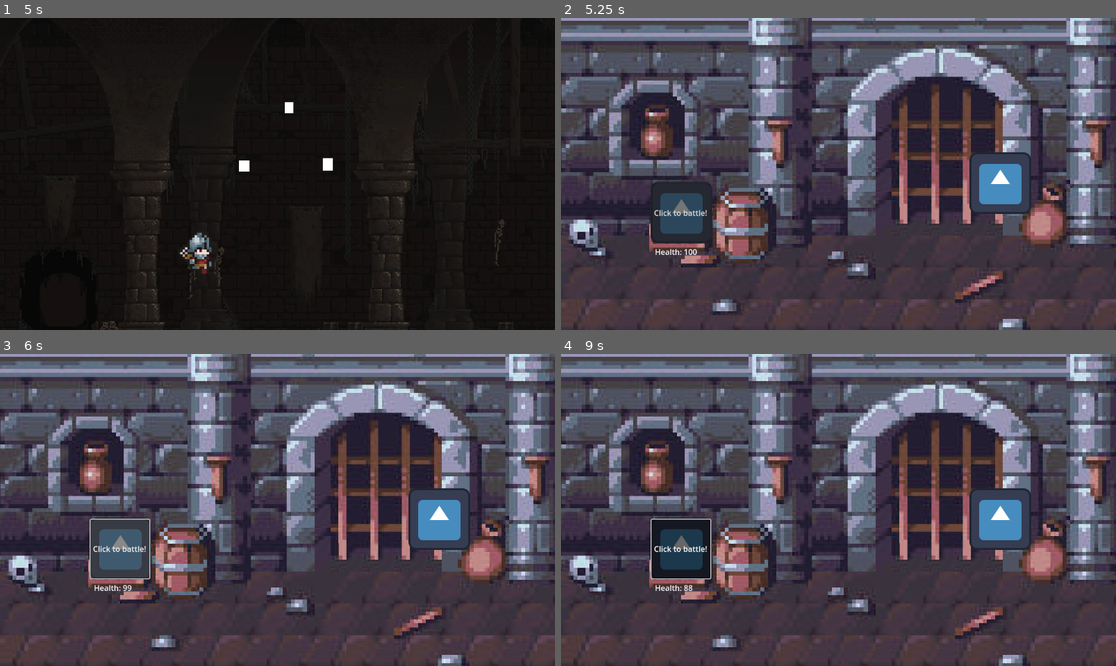
Above: before the commit, frames 1-4 (two rows, left to right).
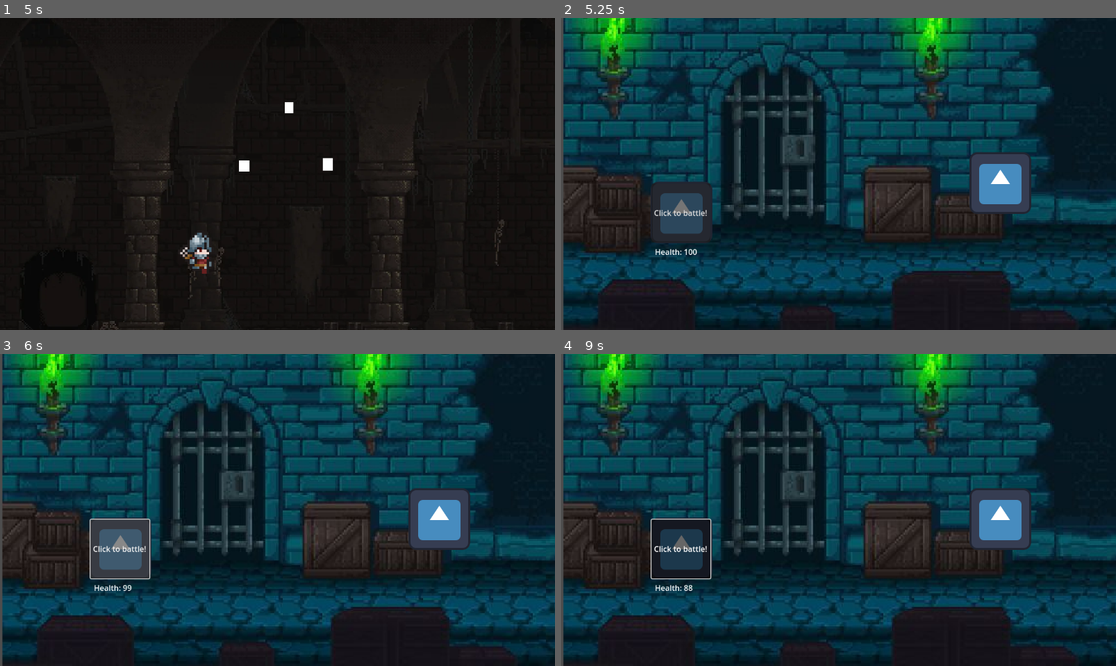
Above: after the commit, the same moments.

Repository: ajelder00/gamblers_curse
Game: Godot game, scene res://map.tscn
The game is run twice, just before and just after one commit, with the same random seed, the same clock (stepped at 60 frames per second) and the same inputs. The engine's default icon, where the game draws it, is replaced by a stand-in: a white triangle on a blue panel in a dark square.
Inputs:
- Up to frame 1 (5 s): tap Enter at 0.5, 2.75 s; hold D (right) 0.53-1.28 s; hold Space (space) 0.53-1.28 s; hold S (down) 1.28-2.03 s; tap Space (space) at 1.35, 2, 2.85, 4.35 s; hold D (right) 2.03-2.78 s; hold Space (space) 2.03-2.78 s; hold W (up) 2.78-3.53 s; hold Space (space) 3.53-4.28 s; hold A (left) from 3.53 s (still down)
- Up to frame 2 (5.25 s): tap Space (space) at 5 s; release A (left) at 5.03 s; hold S (down) from 5.03 s (still down); hold Space (space) from 5.03 s (still down)
- Up to frame 3 (6 s): release S (down) at 5.75 s; release Space (space) at 5.75 s; click "Click to battle!" at 5.75 s
- Up to frame 4 (9 s): tap Enter at 6.5 s; hold D (right) 6.53-7.28 s; tap Space (space) at 6.6, 7.25, 8.1 s; hold W (up) 7.28-8.03 s; hold Space (space) 7.28-8.03 s; hold D (right) 8.03-8.78 s; hold S (down) from 8.78 s (still down); hold Space (space) from 8.78 s (still down)

Frame 1 is identical in both runs. In frame 2, 92% of the frame differs, in the area x 0-100%, y 0-100%; in frame 3, 92%; in frame 4, 92%.

Commit message:
Updated art
Updated art and removed  a debugging comment

Diff:
--- a/battle_scene/battle_useable.gd
+++ b/battle_scene/battle_useable.gd
@@ -16,7 +16,6 @@
 
 func _on_player_attack() -> void:
 	if player.health > 0 and enemy.health > 0:
-		print("im hitsing!")
 		enemy.get_hit(player.hit())
 		player.get_hit(enemy.hit())
 	else:
--- a/battle_scene/battle_useable.tscn
+++ b/battle_scene/battle_useable.tscn
@@ -2,7 +2,7 @@
 
 [ext_resource type="Script" path="res://battle_scene/battle_useable.gd" id="1_s7si0"]
 [ext_resource type="PackedScene" uid="uid://c8epku478rptj" path="res://dummy_player/dummy_player.tscn" id="2_7rn7l"]
-[ext_resource type="Texture2D" uid="uid://cfum82qo5dmq5" path="res://battle_scene/art/Battle image.jpg" id="2_sb0uy"]
+[ext_resource type="Texture2D" uid="uid://bh4jcx7si10ln" path="res://battle_scene/d1aabc9ac5fc286971adca7ef220051c.jpg" id="4_rlvme"]
 [ext_resource type="PackedScene" uid="uid://bo56bcst8wlj" path="res://dummy_enemy/dummy_enemy.tscn" id="4_yxldu"]
 
 [node name="Node" type="Node"]
@@ -12,5 +12,10 @@
 
 [node name="Sprite2D" type="Sprite2D" parent="."]
 position = Vector2(587, 320)
-scale = Vector2(4.125, 4.125)
-texture = ExtResource("2_sb0uy")
+scale = Vector2(2.275, 2.275)
+texture = ExtResource("4_rlvme")
+
+[node name="Sprite2D2" type="Sprite2D" parent="."]
+position = Vector2(587, 320)
+scale = Vector2(2.275, 2.275)
+texture = ExtResource("4_rlvme")
Binary file added: battle_scene/d1aabc9ac5fc286971adca7ef220051c.jpg
Not shown, added: battle_scene/d1aabc9ac5fc286971adca7ef220051c.jpg.import
